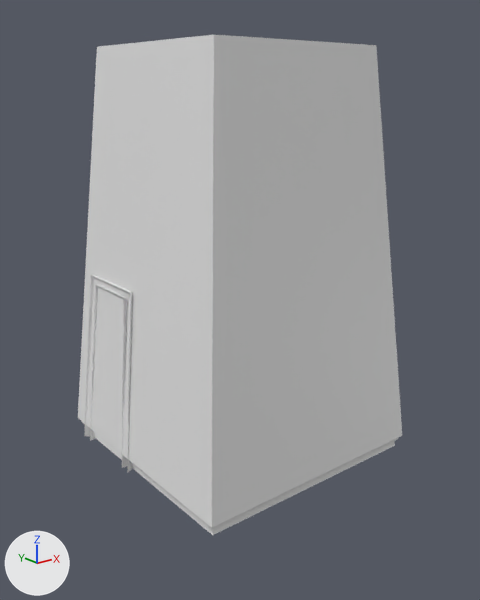
Before and after pictures for a commit that changed the OBJ model art/room.obj.
The view is the same before and after, from a 50 mm lens placed at (-2667.0, -3284.0, 1975.0), pointed at (-166.0, -158.0, 724.0). Every picture has the same lights, and +X, +Y and +Z are marked at lower left. Where no turn or scale is listed for an object, it has been applied to the vertices.

In view in the first picture: 'room'.
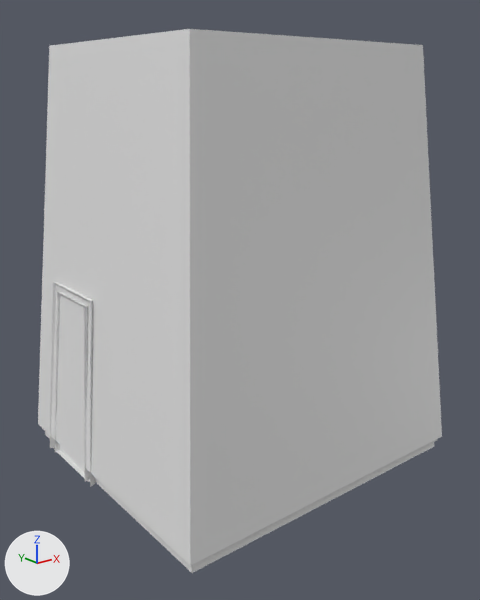
Commit message: Room iterations

What differs and where, as boxes [x1, y1, x2, y2] in the pictures (480 x 600 px; the box of a moved part takes in the faces that stretch with it):
'room', reshaped (25% wider, 9% taller): before [78, 35, 402, 535]; after [38, 29, 442, 573]
part 1 of me_room, moved or reshaped: before [85, 275, 132, 473]; after [50, 282, 95, 487]
part 2 of me_room, rebuilt (25% wider, 9% taller): before [78, 35, 402, 535]; after [38, 29, 442, 573]
part 3 of me_room, deleted: before [93, 286, 127, 465]
part 4 of me_room, added: after [58, 306, 88, 479]

The edits, one by one:
me_room is used by ob_room; location (0.0, 0.0, 0.0).
Verts and faces of me_room; kept vertices keep their numbers, new ones are numbered from 119.
me_room had 119 vertices, 99 faces and spanned x -917.0..685.0, y -841.0..759.0, z -325.0..2228.0.
me_room now has 121 vertices, 100 faces and spans x -1172.0..882.0, y -1015.0..847.0, z -325.0..2228.0.
me_room part 1: the loose piece of 16 vertices spanning x -917.0..-793.0, y 31.0..641.0, z -325.0..853.0 is moved by (-256.0, 0.0, 0.0).
me_room part 2: the loose piece of 38 vertices spanning x -905.0..685.0, y -841.0..759.0, z -308.0..2228.0 is rebuilt with 40 vertices and now spans x -1166.0..882.0, y -1015.0..847.0, z -308.0..2228.0.
me_room part 3: the loose piece of 8 vertices spanning x -906.0..-805.0, y 95.0..571.0, z -308.0..797.0 is deleted.
Part 4, on me_room:
New vertex 119 is at (-1162.0, 108.0, -306.0), pixel (86, 479).
New vertex 120 is at (-1135.0, 128.0, -308.0).
New vertex 121 is at (-1088.0, 95.0, 802.0), pixel (86, 306).
New vertex 122 is at (-1061.0, 116.0, 800.0).
New vertex 123 is at (-1088.0, 481.0, 802.0), pixel (57, 291).
New vertex 124 is at (-1061.0, 468.0, 800.0).
New vertex 125 is at (-1162.0, 571.0, -306.0), pixel (55, 449).
New vertex 126 is at (-1135.0, 550.0, -308.0), pixel (60, 449).
New faces: (119, 120, 122, 121), (121, 122, 124, 123), (123, 124, 126, 125), (120, 126, 124, 122).
